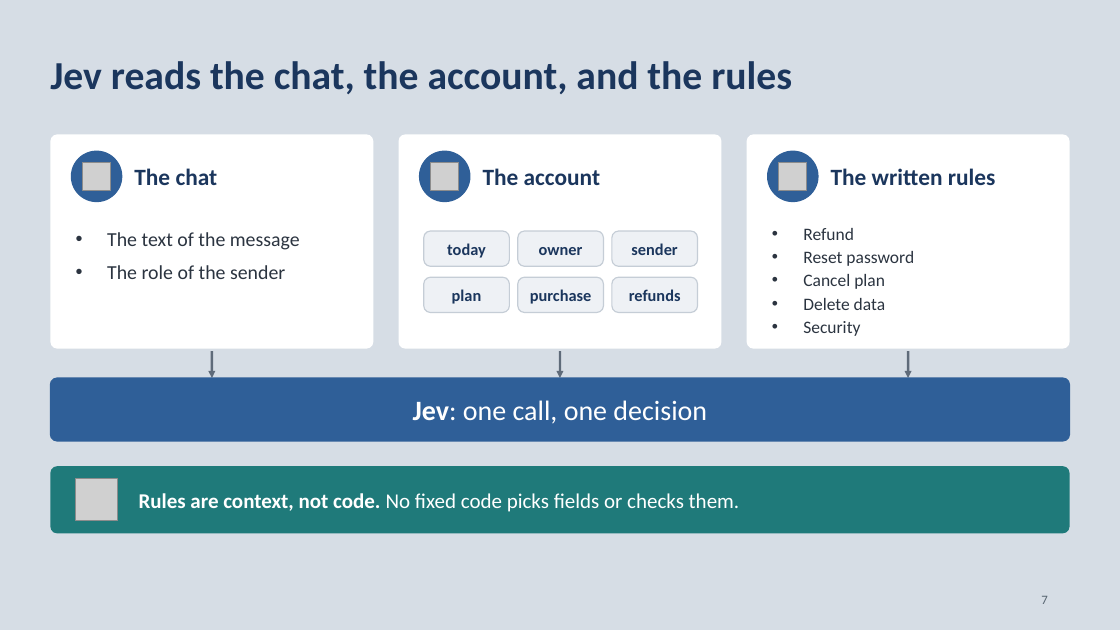
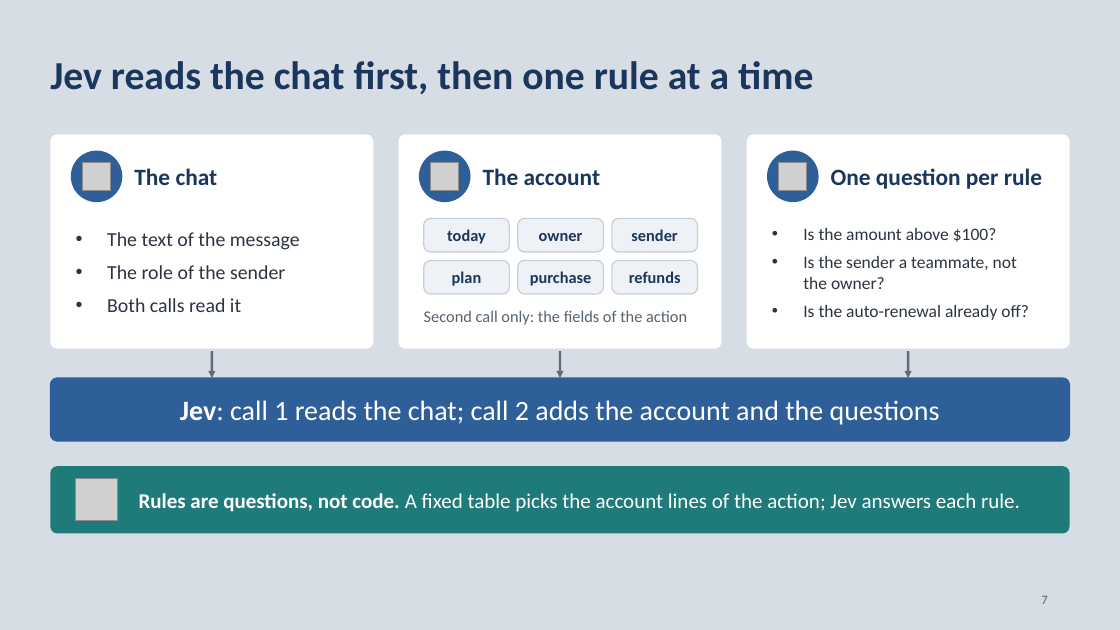
Before and after one commit to neilonthesky/english-presentation, a slide deck: slide 7 of slides/deck.pptx. Drawn at 1120x630 pixels with LibreOffice and Linux fonts; fonts in the diff are those of the drawing; grey boxes stand for pictures. Boxes give left, top, right and bottom in pixels: in the first picture for what was removed or moved away, otherwise in the second. Text is boxed around its words. In the diff, an @@ line names an element or a change of style, - is before the commit and + after.

Commit message:
feat: expanded the Jev evaluation and revised the presentation
- Added probes comparing rule-question strategies and a
  Jev-with-rules-as-context approach.
- Updated the slides to describe sequential rule questions and report
  results for 1,024 requests.

```diff
--- a/slides/deck.pptx
+++ b/slides/deck.pptx
@@ text at [50, 61, 813, 94]: text changed @@
-Jev reads the chat, the account, and the rules
+Jev reads the chat first, then one rule at a time
@@ text at [831, 168, 1042, 189]: text changed @@
-The written rules
+One question per rule
@@ text at [803, 228, 1029, 320]: text changed @@
-• Refund
-• Reset password
-• Cancel plan
-• Delete data
-• Security
+• Is the amount above $100?
+• Is the sender a teammate, not the owner?
+• Is the auto-renewal already off?
@@ 6 rounded rectangles: place and size @@
-6 rounded rectangles at [423, 231, 697, 313]
+6 rounded rectangles at [423, 218, 697, 294]
@@ proportions changed in 6 elements at [423, 218, 509, 252], [518, 218, 603, 252], [612, 218, 697, 252], [423, 260, 509, 294], [518, 260, 603, 294], [612, 260, 697, 294] @@
@@ text at [107, 298, 241, 312]: paragraph added @@
+• Both calls read it
@@ text added at [424, 310, 687, 325], 14 pt, text #56636F @@
+Second call only: the fields of the action
@@ text in rounded rectangle at [180, 400, 940, 425]: text changed @@
-Jev: one call, one decision
+Jev: call 1 reads the chat; call 2 adds the account and the questions
@@ text at [139, 493, 1020, 512]: text changed @@
-Rules are context, not code. No fixed code picks fields or checks them.
+Rules are questions, not code. A fixed table picks the account lines of the action; Jev answers each rule.
```
Also in this commit, not shown: 24 other slides changed, 3 slides added, 3 slides removed, 16 other files.
